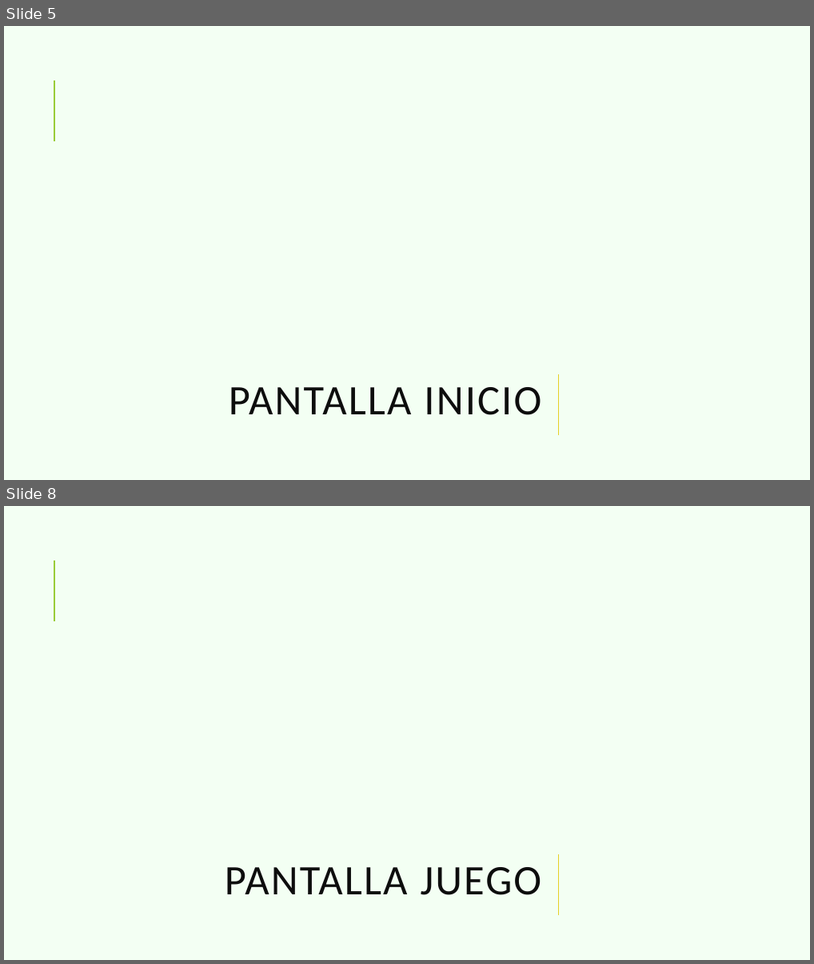
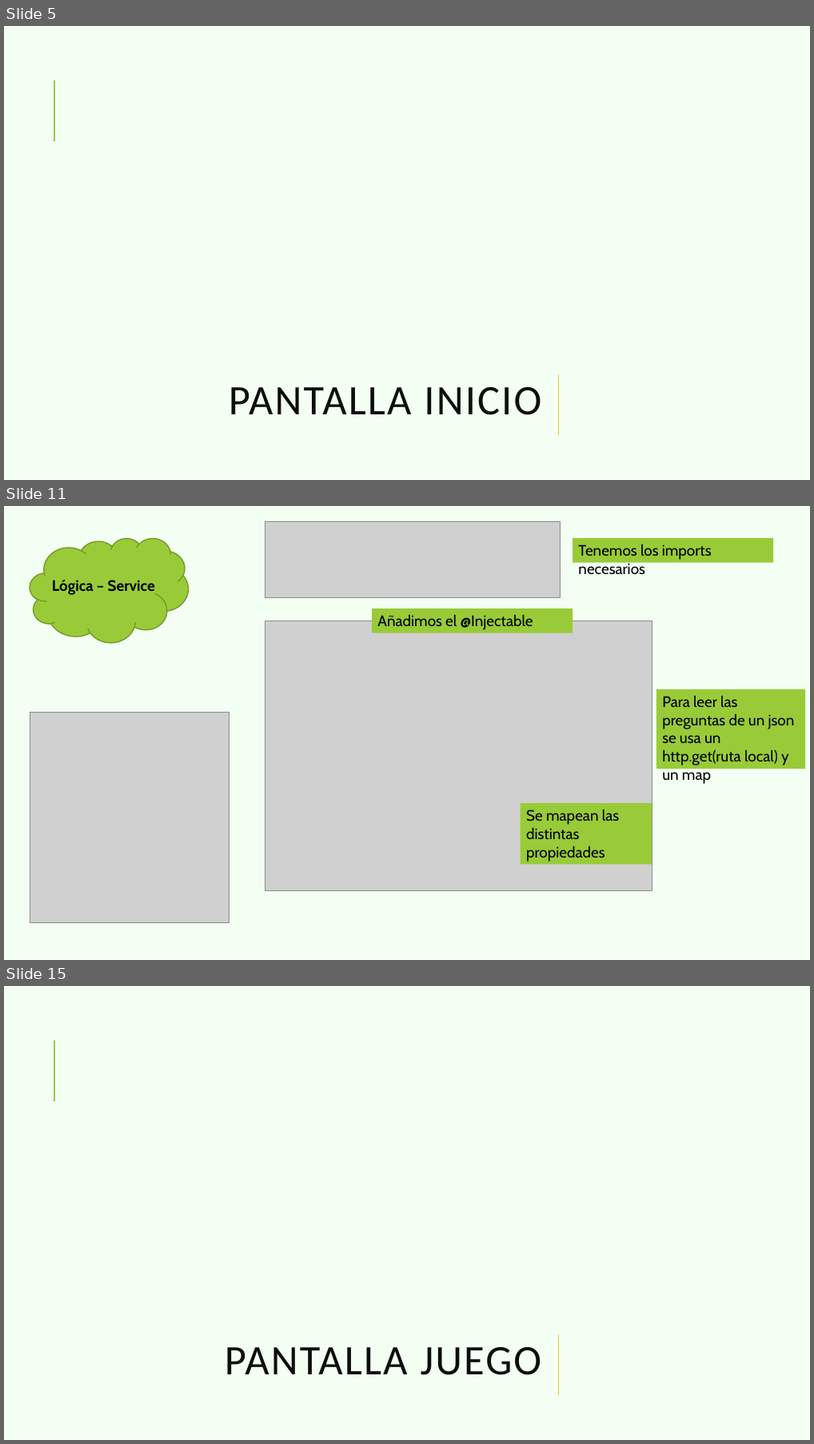
Before and after one commit to azaharafernandezguizan/STEMTrivialAngular, a slide deck: Documents/Trivial_Angular.pptx. Shown one above the other, each under a label of ours: slides 5 and 8 before the commit, slides 5, 11 and 15 after it; the slides between them are not shown. The pictures are 814x964 and 814x1444 pixels, drawn with LibreOffice and Linux fonts; fonts in the diff are those of the drawing; grey boxes stand for pictures; background and template pictures are left out. Boxes give left, top, right and bottom in pixels: in the first picture for what was removed or moved away, otherwise in the second. Text is boxed around its words. In the diff, an @@ line names an element or a change of style, - is before the commit and + after.

```diff
--- a/Documents/Trivial_Angular.pptx
+++ b/Documents/Trivial_Angular.pptx
@@ slide 11 added at (x1=4, y1=506, x2=810, y2=960), background #F3FFF3; not listed: 1 template element that a slide beside it also shows @@
@@ picture added at (x1=266, y1=521, x2=561, y2=598) @@
@@ cloud added at (x1=30, y1=538, x2=189, y2=642), fill #99CB38, outline #719629 1.25 pt @@
@@ rectangle added at (x1=574, y1=538, x2=774, y2=562), fill #99CB38, 18 pt, text #000000 @@
+Tenemos los imports necesarios
@@ text added at (x1=52, y1=580, x2=155, y2=595), 18 pt, text #000000, bold @@
+Lógica – Service
@@ picture added at (x1=266, y1=621, x2=652, y2=890) @@
@@ rectangle added at (x1=372, y1=608, x2=573, y2=632), fill #99CB38, 18 pt, text #000000 @@
+Añadimos el @Injectable
@@ rectangle added at (x1=657, y1=689, x2=806, y2=768), fill #99CB38, 18 pt, text #000000 @@
+Para leer las preguntas de un json se usa un http.get(ruta local) y un map
@@ picture added at (x1=30, y1=712, x2=230, y2=922) @@
@@ rectangle added at (x1=521, y1=803, x2=653, y2=864), fill #99CB38, 18 pt, text #000000 @@
+Se mapean las distintas propiedades
@@ what was slide 8 is now slide 15 @@
```
Also in this commit, not shown: 14 other slides added, 6 slides removed, 2 other files.
